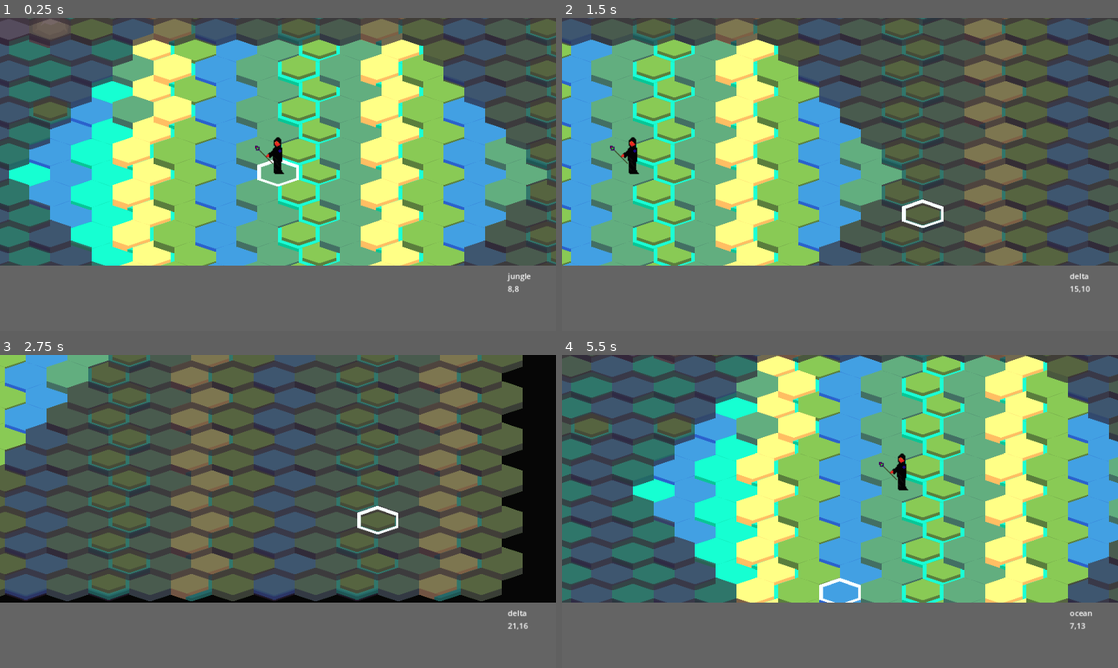
Above: before the commit, frames 1-4 (two rows, left to right).
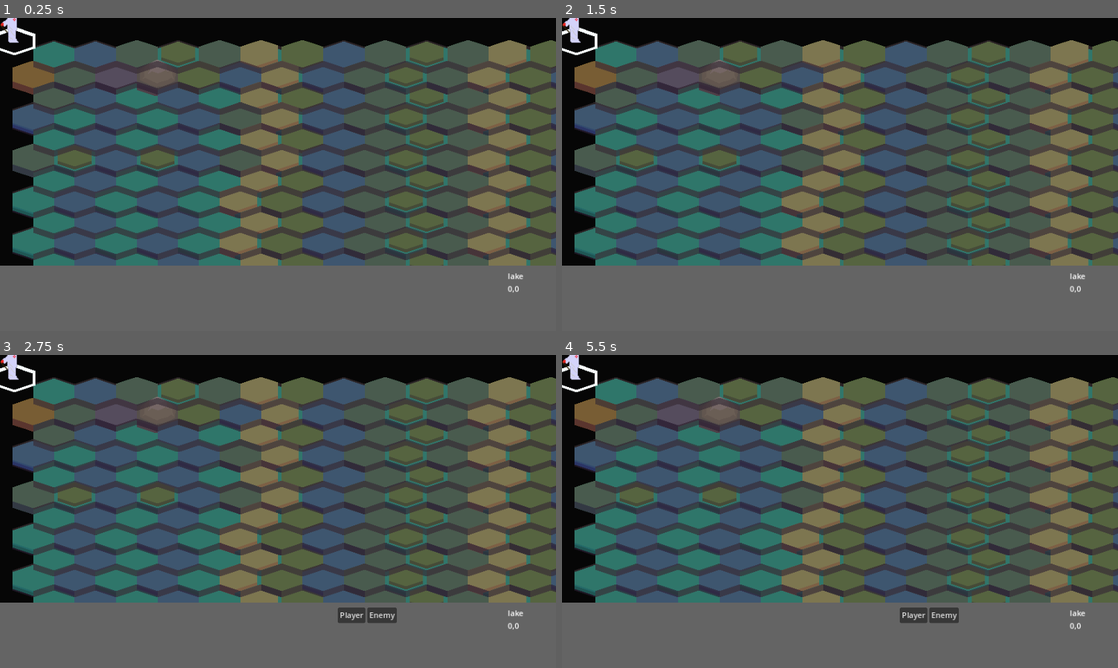
Above: after the commit, the same moments.

Repository: ahhnevermore/mixorcerers
Game: Godot game, scene res://scenes/Game/game.tscn
The game is run twice, just before and just after one commit, with the same random seed, the same clock (stepped at 60 frames per second) and the same inputs. This scene is started directly instead of the project's main scene. The engine's default icon, where the game draws it, is replaced by a stand-in: a white triangle on a blue panel in a dark square.
Inputs:
- Up to frame 1 (0.25 s): no input
- Up to frame 2 (1.5 s): tap Enter at 0.5 s; hold D (cursor_right) 0.53-1.28 s; tap M (move) at 0.6, 1.35 s; hold S (cursor_down) from 1.28 s (still down)
- Up to frame 3 (2.75 s): release S (cursor_down) at 2.03 s; hold D (cursor_right) from 2.03 s (still down); tap Space (select_confirm) at 2.1 s; tap M (move) at 2.3 s
- Up to frame 4 (5.5 s): release D (cursor_right) at 2.78 s; hold W (cursor_up) 2.78-3.53 s; tap M (move) at 2.85, 3.6, 4.55, 5.1 s; hold A (cursor_left) 3.53-5.03 s; tap Space (select_confirm) at 4.35 s; hold S (cursor_down) from 5.03 s (still down)

The runs differ from the first frame. In frame 1, 75% of the frame differs, in the area x 0-100%, y 0-88%; in frame 2, 68%; in frame 3, 64%; in frame 4, 76%.
Error after the commit: Invalid operands 'Nil' and 'String' in operator '+'. (res://scripts/Game/Units/player.gd:17)

Commit message:
start game based on position in server players list

Diff:
--- a/scripts/Game/Classes/unit.gd
+++ b/scripts/Game/Classes/unit.gd
@@ -26,6 +26,7 @@
 	on_dmg_grimoires.sort_custom(func(a,b):return a.value > b.value)
 	return on_dmg_grimoires
 
+#TODO move this Map
 func terrain_diff(terr1,terr2):
 	var xdiff = map.terrains[terr1]['elevation']-map.terrains[terr2]['elevation']
 	var ydiff = map.terrains[terr1]['moisture']-map.terrains[terr2]['moisture']
--- a/scripts/Game/Units/enemy.gd
+++ b/scripts/Game/Units/enemy.gd
@@ -8,7 +8,7 @@
 
 func _ready():
 	super._ready()
-	xy = map.map_file[map.enemy +"_start_position"]
+	xy = map.map_file[game.enemy +"_start_position"]
 	position= map.map_to_local(xy)
 	inventory =[Spell.new(game.spells["fireball"],[],{}),Spell.new(game.spells["fireball"],[],{}),
 	Grimoire.new(Spell.new(game.spells["fireball"],[],{}),Grimoire.Grimoire_Type.ON_DMG,100),null,null,null,null,null]
--- a/scripts/Game/Units/player.gd
+++ b/scripts/Game/Units/player.gd
@@ -14,7 +14,7 @@
 
 func _ready():
 	super._ready()
-	xy = map.map_file[map.player+"_start_position"]
+	xy = map.map_file[game.player+"_start_position"]
 	position= map.map_to_local(xy)
 	allies.push_back(self)
 	initial_stats = {'move':5,
@@ -27,6 +27,8 @@
 		null,null,null,null
 		]
 	game.listeners.append(self)
+
+
 # Called every frame. 'delta' is the elapsed time since the previous frame.
 func _process(_delta):
 	pass
--- a/scripts/Game/cursor.gd
+++ b/scripts/Game/cursor.gd
@@ -11,7 +11,7 @@
 func _ready():
 	#centre on map cursor tile
 	map=get_parent().get_node("Map")
-	cursor_tile= map.map_file[map.player+"_start_position"]
+	cursor_tile= map.map_file[get_parent().player+"_start_position"]
 	position= map.map_to_local(cursor_tile)
 
 	$RepeatDelay.start()
--- a/scripts/Game/game.gd
+++ b/scripts/Game/game.gd
@@ -10,12 +10,20 @@
 var turn_history:Array
 var listeners:Array
 
+var player#p1,p2
+var enemy
 #signal damage_trigger
 #signal terrain_trigger
-# Called when the node enters the scene tree for the first time.
+func setup(arg_player):
+	player = arg_player
+	if player == 'p1':
+		enemy ='p2'
+	else:
+		enemy='p1'
 func _ready():
 	mix_display_scene = load("res://scenes/Game/States/mix_display.tscn")
 	precast_display_scene=load("res://scenes/Game/States/precast_display.tscn")
+
 
 	$Map.gen_map()
 	$Player.gen_visible_tiles()
@@ -34,6 +42,7 @@
 func _process(_delta):
 	if not mode and Input.is_action_just_pressed("select_confirm"):
 		add_child(SelectMode.new(self,$Map,$Cursor,$HUD,[]))
+
 
 
 
--- a/scripts/Game/map.gd
+++ b/scripts/Game/map.gd
@@ -7,8 +7,7 @@
 var yw:int
 var day:bool
 var turn:int
-var player:String
-var enemy:String
+
 # Called when the node enters the scene tree for the first time.
 func _ready()->void:
 
@@ -18,11 +17,7 @@
 	yw = map.size()
 	day = true
 	turn = 0
-	player = 'p1' #will be a method later synchronized
-	if player == 'p1':
-		enemy ='p2'
-	else:
-		enemy='p1'
+
 
 
 # Called every frame. 'delta' is the elapsed time since the previous frame.
--- a/scripts/UI/local_multiplayer_ui.gd
+++ b/scripts/UI/local_multiplayer_ui.gd
@@ -7,6 +7,7 @@
 signal lm_find_server
 signal lm_create_server
 signal lm_join_server
+signal lm_start_game
 # Called when the node enters the scene tree for the first time.
 func _ready():
 	var i = 0
@@ -19,7 +20,7 @@
 	hlm_nodes["findserver"].pressed.connect(_on_findserver_pressed)
 	hlm_nodes["port"].text_changed.connect(_on_port_text_changed)
 	hlm_nodes["createserver"].pressed.connect(_createserver_screen)
-
+	hlm_nodes["startgame"].pressed.connect(_on_startgame_pressed)
 	only_show_lmnodes(["back","findserver","createserver"])
 
 
@@ -114,3 +115,6 @@
 func _on_joinserver_pressed(arg):
 	print("joinserver emitted",arg)
 	lm_join_server.emit(arg)
+
+func _on_startgame_pressed():
+	lm_start_game.emit()
--- a/scripts/client.gd
+++ b/scripts/client.gd
@@ -68,7 +68,9 @@
 	else:
 		set_anchors_and_offsets_preset(Control.PRESET_TOP_LEFT,Control.PRESET_MODE_KEEP_SIZE)
 		hgame = game_scene.instantiate()
+		hgame.setup("p1" if players.size()==0 or multiplayer.get_unique_id() == players[0]['id'] else "p2")
 		add_child(hgame)
+
 
 #-------------------
 #LOCAL MULTIPLAYER
@@ -95,6 +97,7 @@
 		hlocal_multiplayer.lm_find_server.connect(_discover_local_servers_setup)
 		hlocal_multiplayer.lm_create_server.connect(_start_local_server)
 		hlocal_multiplayer.lm_join_server.connect(_start_client)
+		hlocal_multiplayer.lm_start_game.connect(_start_local_game.rpc)
 		#set up connections
 
 		add_child(hlocal_multiplayer)
@@ -184,9 +187,11 @@
 		multiplayer.multiplayer_peer = peer
 		print("local client created")
 
-
-
-
+@rpc("call_local","authority",'reliable')
+func _start_local_game():
+	if players.size()>=2:
+		unload_scene(hlocal_multiplayer,true)
+		load_game()
 #This approach will have to work
 #Client connected and register player work in an odd way. First every peer gets a signal of the new peer id.
 #each peer then sends its own info and calls register player on the new peer n times.
@@ -200,18 +205,17 @@
 func rem_register_player(new_player_info):
 	players.append(new_player_info)
 	for player in players:
-		sync_data.rpc_id(player['id'],players,"players",multiplayer.get_unique_id())
+		sync_data.rpc(players,"players")
 	if is_local:
 		hlocal_multiplayer.display_players(players)
 
-@rpc("any_peer","reliable")
-func sync_data(data,meta,sender):
-	if sender != multiplayer.get_unique_id():
-		match meta:
-			"players":
-				players = data
-				if is_local:
-					hlocal_multiplayer.display_players(players)
+@rpc("any_peer","reliable","call_remote")
+func sync_data(data,meta):
+	match meta:
+		"players":
+			players = data
+			if is_local:
+				hlocal_multiplayer.display_players(players)
 func _on_peer_connected(_id):
 	pass
 
